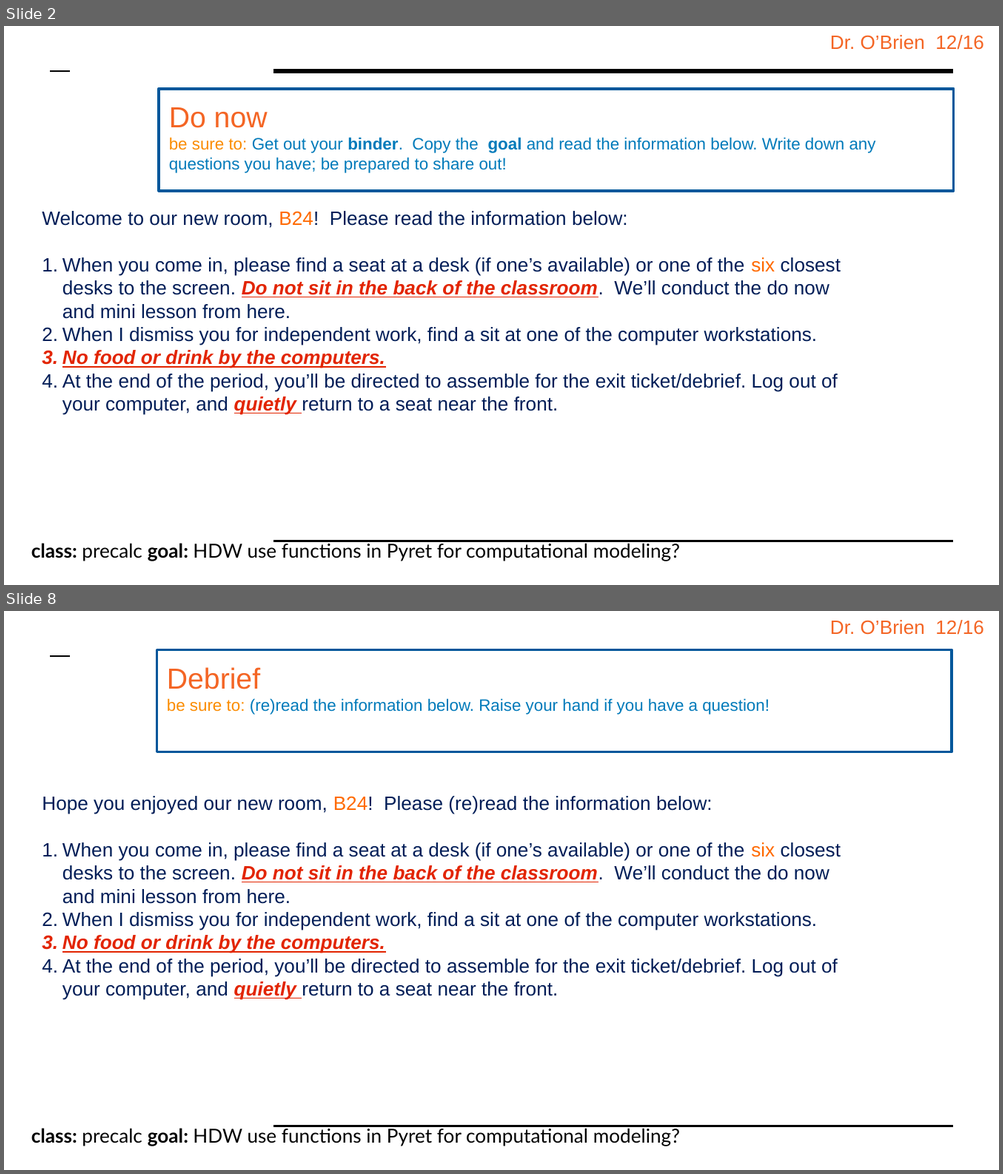
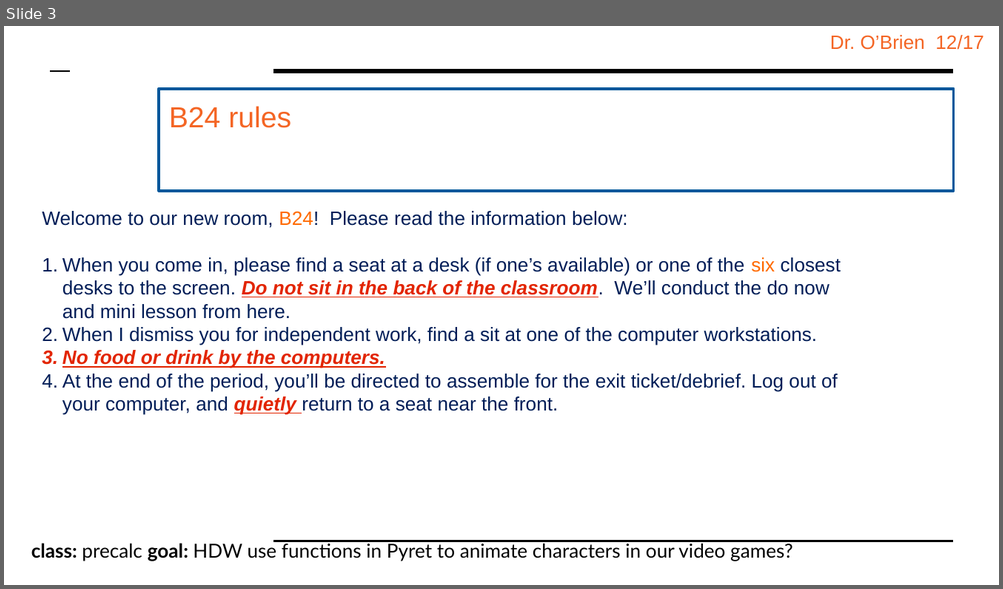
Before and after one commit to cobrien87/work, a slide deck: print/Precal_13_4.pptx. Shown one above the other, each under a label of ours: slides 2 and 8 before the commit, slide 3 after it; the slides between them are not shown. The pictures are 1003x1174 and 1003x589 pixels, drawn with LibreOffice and Linux fonts; fonts in the diff are those of the drawing; background and template pictures are left out. Boxes give left, top, right and bottom in pixels: in the first picture for what was removed or moved away, otherwise in the second. Text is boxed around its words. In the diff, an @@ line names an element or a change of style, - is before the commit and + after.

```diff
--- a/print/Precal_13_4.pptx
+++ b/print/Precal_13_4.pptx
@@ slide 8 removed at bbox=[4, 611, 999, 1170], background #FFFFFF; not listed: 5 template elements that a slide beside it also shows @@
@@ rectangle removed at bbox=[157, 649, 952, 752] @@
-Debrief
-be sure to: (re)read the information below. Raise your hand if you have a question!
@@ text removed at bbox=[42, 796, 840, 1000] @@
-Hope you enjoyed our new room, B24! Please (re)read the information below:
-1. When you come in, please find a seat at a desk (if one’s available) or one of the six closest desks to the screen. Do not sit in the back of the classroom. We’ll conduct the do now and mini lesson from here.
-2. When I dismiss you for independent work, find a sit at one of the computer workstations.
-3. No food or drink by the computers.
-4. At the end of the period, you’ll be directed to assemble for the exit ticket/debrief. Log out of your computer, and quietly return to a seat near the front.
@@ what was slide 2 is now slide 3 @@
@@ slide 3 changed as well @@
@@ text at bbox=[830, 35, 983, 50]: text changed @@
-Dr. O’Brien 12/16
+Dr. O’Brien 12/17
@@ title at bbox=[169, 106, 291, 128]: text changed; size 12 to 21 pt; text colour #007ABA to #F46524 @@
-Do now
-be sure to: Get out your binder. Copy the goal and read the information below. Write down any questions you have; be prepared to share out!
+B24 rules
@@ text at bbox=[31, 542, 793, 562]: text changed @@
-class: precalc goal: HDW use functions in Pyret for computational modeling?
+class: precalc goal: HDW use functions in Pyret to animate characters in our video games?
```
Also in this commit, not shown: 2 other slides changed, 3 slides added, 4 other slides removed, 14 other files.
